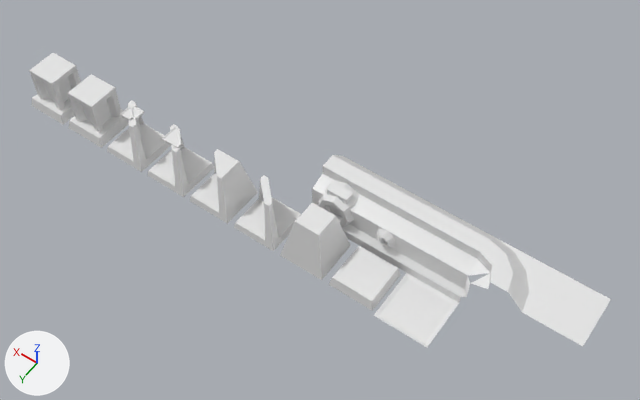
The FBX model Assets/My Assets/Models/Tiles/Tiles.fbx as it was, and as the next commit left it.
Camera for both pictures: a 50 mm lens placed at (-3.05, 6.94, 12.36), pointed at (2.4, -0.69, 0.37). Every picture has the same lights, and +X, +Y and +Z are marked at lower left. Where no turn or scale is listed for an object, it has been applied to the vertices. Vertices at the same position are counted once.

The first picture shows 'Block', 'Ceiling', 'Corner', 'Diffraction Grid', 'Floor', 'Laser', 'One Side Mirror', 'One Way Mirror', 'Prism', 'Receiver', 'Tile', 'Two Side Mirror', 'Two Way Mirror', 'Wall'.
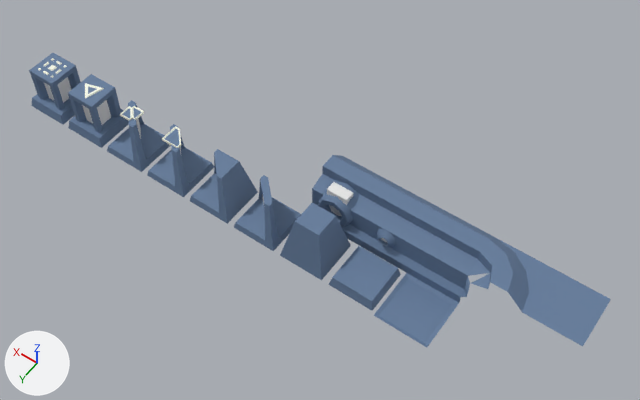
The change, as a diff of the scene's bpy script:
```diff
--- a/Assets/My Assets/Models/Tiles/Tiles.fbx.py
+++ b/Assets/My Assets/Models/Tiles/Tiles.fbx.py
@@ mat_material @@
 mat_material = principled_material('Material')
-mat_material.base_color = (0.8, 0.8, 0.8)  # white #e7e7e7
-mat_material.roughness = 0.4
+mat_material.texture = img_tiles_albedo_png
+mat_material.roughness = 0.75
@@ me_receiver @@
 me_receiver.from_pydata(...)  # 65 vertices, 42 faces; spans x -0.5..0.5, y -0.5..0.5, z 0.025..1.0
+# me_receiver part 5: texture (UV) coordinates of 42 of 42 faces, centred in x -0.358..0.358, y -0.35..0.5, z 0.113..1.0, changed; they spanned u 0.0..1.0, v 0.0..1.0 and now span u 0.0..0.9, v 0.01..0.98
 me_receiver.materials.append(mat_material)
@@ me_floor @@
 me_floor.from_pydata(...)  # 8 vertices, 5 faces; spans x -0.5..0.5, y -0.5..0.5, z 0.0..0.025
+# me_floor part 6: texture (UV) coordinates of 5 of 5 faces, centred in x -0.465..0.465, y -0.465..0.465, z 0.0..0.013, changed; they spanned u 0.0..1.0, v 0.0..1.0 and now span u 0.28..0.42, v 0.37..0.51
+me_floor.materials.append(mat_material)  # picture img_tiles_albedo_png
@@ me_wall @@
 me_wall.from_pydata(...)  # 16 vertices, 7 faces; spans x -0.5..0.5, y -0.5..0.5, z 0.025..1.0
+# me_wall part 1: texture (UV) coordinates of 7 of 7 faces, centred in x 0.0, y -0.35..0.5, z 0.113..1.0, changed; they spanned u 0.0..0.0, v 0.0..0.0 and now span u 0.24..0.97, v 0.19..0.94
+me_wall.materials.append(mat_material)  # picture img_tiles_albedo_png
@@ me_prism @@
-me_prism.from_pydata(...)  # 48 vertices, 41 faces; spans x -0.43..0.43, y -0.43..0.43, z 0.0..0.9
+me_prism.from_pydata(...)  # 60 vertices, 51 faces; spans x -0.43..0.43, y -0.43..0.43, z 0.0..0.918
+# me_prism part 8
+# 12 vertices are added at x -0.165..0.225, y -0.165..0.225, z 0.9..0.918
+# 10 new faces join them, mat_material (picture img_tiles_albedo_png)
+# me_prism part 9: 41 kept faces spanning x -0.43..0.43, y -0.43..0.43, z 0.0..0.9 get new texture (UV) coordinates
 me_prism.materials.append(mat_material)
@@ me_two_side_mirror @@
 me_two_side_mirror.from_pydata(...)  # 24 vertices, 19 faces; spans x -0.43..0.43, y -0.43..0.43, z 0.0..0.9
+# me_two_side_mirror part 2: texture (UV) coordinates of 19 of 19 faces, centred in x -0.415..0.415, y -0.415..0.415, z 0.067..0.9, changed; they spanned u 0.0..0.93, v 0.0..0.93 and now span u 0.01..1.0, v 0.18..0.98
 me_two_side_mirror.materials.append(mat_material)
@@ me_ceiling @@
 me_ceiling.from_pydata(...)  # 4 vertices, 1 face; spans x -0.5..0.5, y -0.5..0.5, z 0.7
+# me_ceiling part 10: texture (UV) coordinates of 1 of 1 face, centred in x 0.0, y 0.0, z 0.7, changed; they spanned u 0.0..0.0, v 0.0..0.0 and now span u 0.42..0.56, v 0.19..0.32
+me_ceiling.materials.append(mat_material)  # picture img_tiles_albedo_png
@@ me_one_side_mirror @@
 me_one_side_mirror.from_pydata(...)  # 16 vertices, 13 faces; spans x -0.43..0.43, y -0.43..0.43, z 0.0..0.9
+# me_one_side_mirror part 7: texture (UV) coordinates of 13 of 13 faces, centred in x -0.333..0.415, y -0.333..0.415, z 0.067..0.9, changed; they spanned u 0.0..0.93, v 0.0..0.93 and now span u 0.13..0.95, v 0.01..0.99
 me_one_side_mirror.materials.append(mat_material)
@@ me_laser @@
 me_laser.from_pydata(...)  # 40 vertices, 24 faces; spans x -0.5..0.5, y -0.5..0.5, z 0.025..1.0
+# me_laser part 3: texture (UV) coordinates of 24 of 24 faces, centred in x -0.128..0.128, y -0.35..0.5, z 0.113..1.0, changed; they spanned u 0.0..0.0, v 0.0..0.0 and now span u 0.09..0.98, v 0.14..0.96
 me_laser.materials.append(mat_material)
@@ me_tile @@
 me_tile.from_pydata(...)  # 8 vertices, 5 faces; spans x -0.43..0.43, y -0.43..0.43, z 0.0..0.2
+# me_tile part 4: texture (UV) coordinates of 5 of 5 faces, centred in x -0.408..0.408, y -0.409..0.408, z 0.1..0.2, changed; they spanned u 0.07..0.93, v 0.07..0.93 and now span u 0.28..0.97, v 0.01..0.89
+me_tile.materials.append(mat_material)  # picture img_tiles_albedo_png
```

What differs and where, as boxes (x1, y1, x2, y2) in the pictures (640 x 400 px):
'Wall', surface changed, recoloured (white to blue): (407, 209, 496, 302) in both
'Laser', surface changed (white to blue): (357, 182, 441, 273) in both
'Ceiling', surface changed, recoloured (white to blue): (522, 268, 611, 346) in both
'Receiver', surface changed (white to blue): (312, 155, 391, 244) in both
'Floor', surface changed, recoloured (white to blue): (374, 273, 459, 347) in both
'Block', surface changed (grey to blue): (280, 203, 351, 280) in both
'Corner', surface changed (white to blue): (461, 238, 552, 312) in both
'Prism', surface changed, reshaped (white to blue): (68, 74, 129, 148) in both
'One Side Mirror', surface changed (white to blue): (190, 149, 258, 224) in both
'Tile', surface changed, recoloured (white to blue): (329, 246, 401, 310) in both
'Diffraction Grid', surface changed (white to blue): (29, 53, 81, 125) in both
'Two Side Mirror', surface changed (white to blue): (234, 175, 301, 251) in both
'One Way Mirror', surface changed (white to blue): (147, 124, 214, 197) in both
'Two Way Mirror', surface changed (grey to blue): (107, 100, 171, 172) in both
part 8 of me_prism, added: after (85, 83, 104, 99)
part 9 of me_prism, surface changed (white to blue): (68, 74, 129, 148) in both
